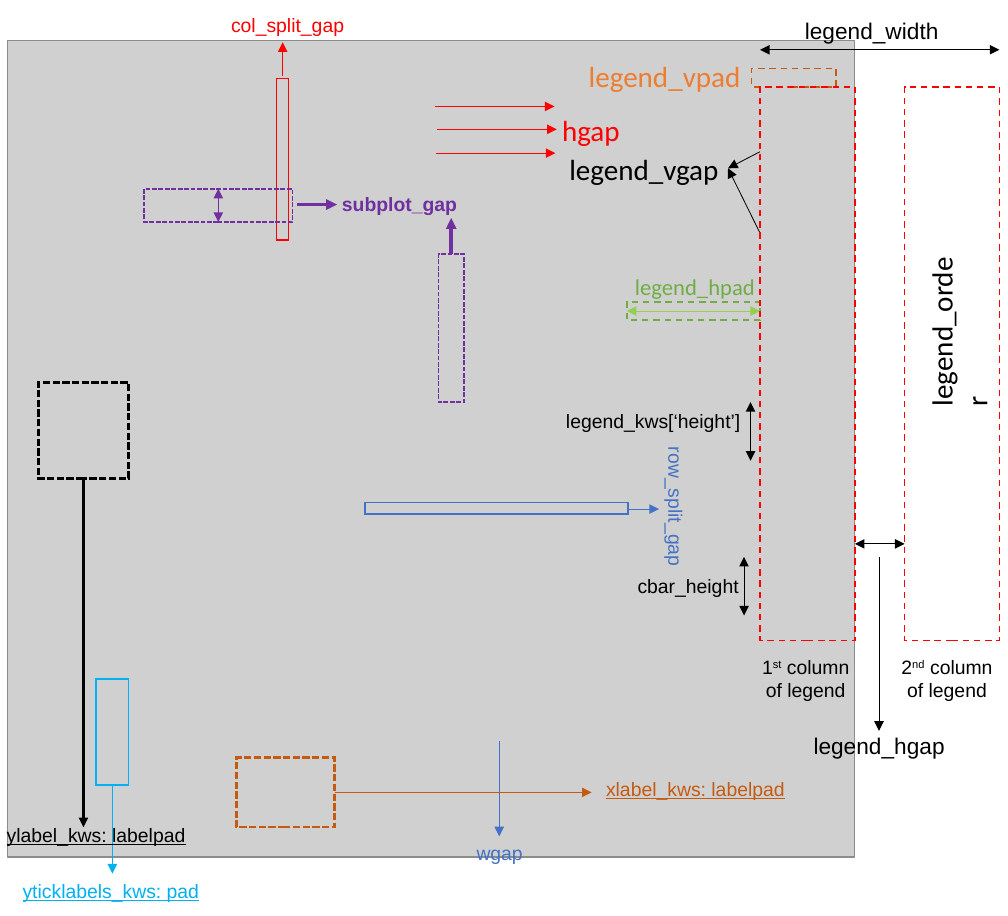
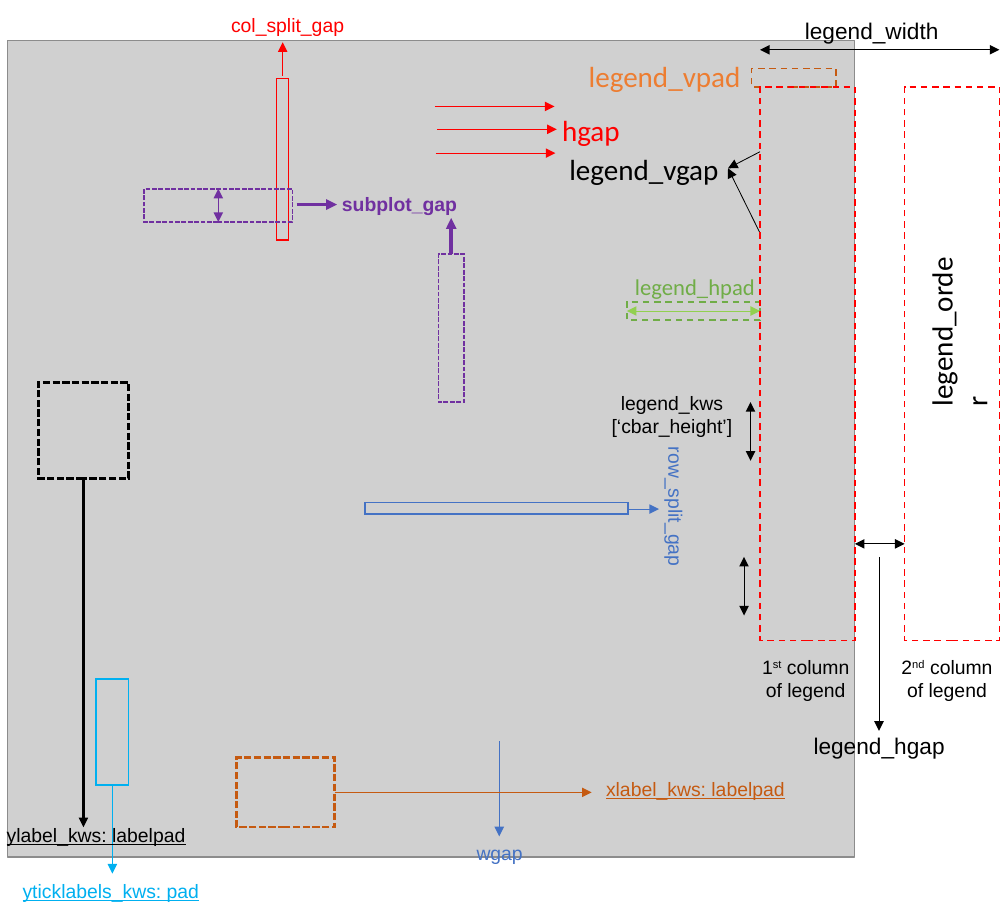
Before and after one commit to DingWB/PyComplexHeatmap, a slide deck: slide 1 of docs/images/gallery1.pptx. Drawn at 1008x916 pixels with LibreOffice and Linux fonts; fonts in the diff are those of the drawing; grey boxes stand for pictures. Boxes give left, top, right and bottom in pixels: in the first picture for what was removed or moved away, otherwise in the second. Text is boxed around its words. In the diff, an @@ line names an element or a change of style, - is before the commit and + after.

```diff
--- a/docs/images/gallery1.pptx
+++ b/docs/images/gallery1.pptx
@@ text at (x1=612, y1=396, x2=733, y2=437): text changed @@
-legend_kws[‘height’]
+legend_kws
+[‘cbar_height’]
@@ text removed at (x1=638, y1=579, x2=739, y2=597) @@
-cbar_height
```
Also in this commit, not shown: 1 other file.
